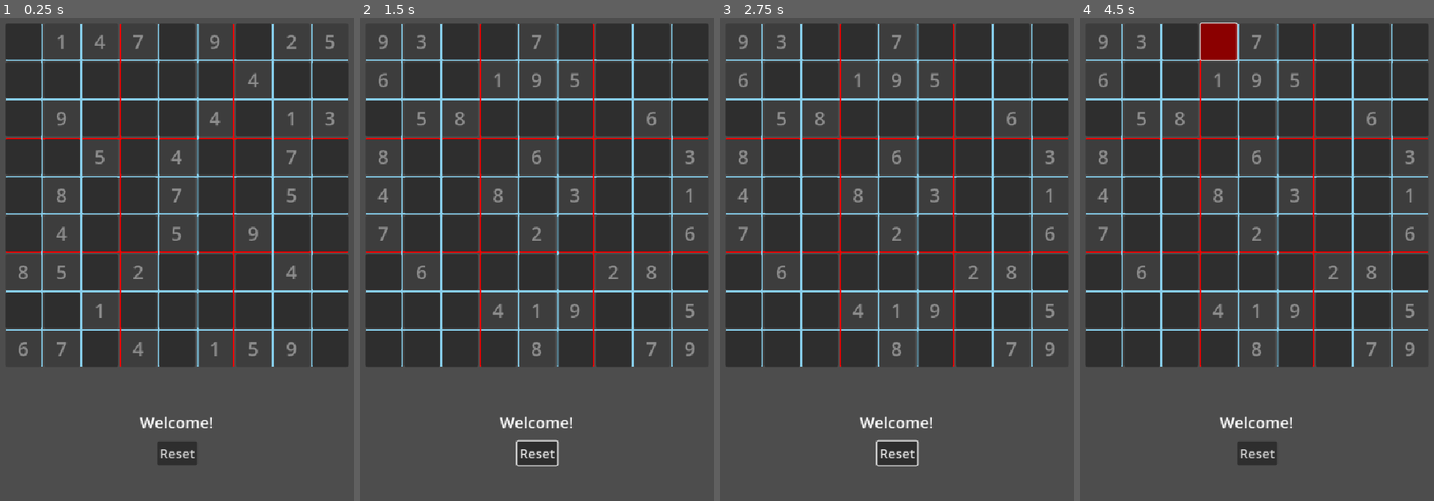
Above: before the commit, frames 1-4 (left to right).
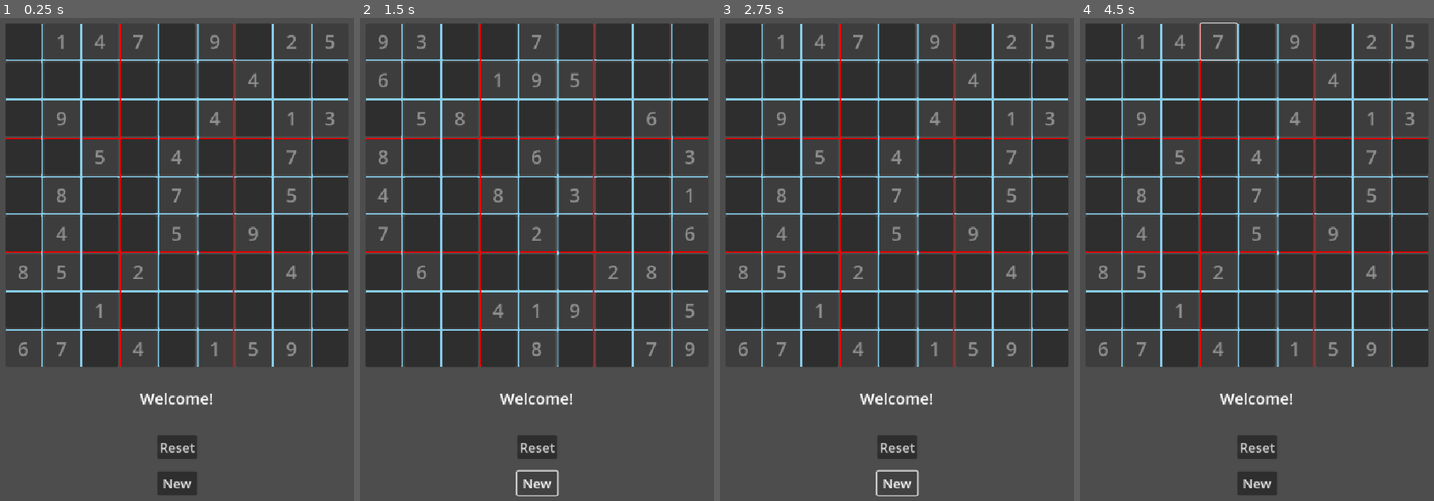
Above: after the commit, the same moments.

Repository: Ercan-Ozturk/sudokuapp
Game: Godot game, scene res://sudoku.tscn
Same seed, same stepped clock (60 frames per second), same inputs: the game is played once before the commit and once after it.
Inputs (mouse positions are in pixels of both pictures, inside the frame that each line leads up to):
- Up to frame 1 (0.25 s): no input
- Up to frame 2 (1.5 s): click "Reset" at 0.5 s; click (537, 481) at 1.25 s, where only the run after the commit has a clickable "New"
- Up to frame 3 (2.75 s): click (897, 481) at 2 s, where only the run after the commit has a clickable "New"
- Up to frame 4 (4.5 s): click (1179, 42) at 2.77 s; click (1104, 42) at 3.52 s; click (1218, 42) at 4.27 s

The runs differ from the first frame. In frame 1, 1.5% of the frame differs, in the area x 39-60%, y 77-99%; in frame 2, 1.3%; in frame 3, 5.0%; in frame 4, 5.9%, in the area x 1-99%, y 1-99%.

Commit message:
Reset button now does not change the raw sudoku, new sudoku button is added

Diff:
--- a/sudoku.gd
+++ b/sudoku.gd
@@ -1,16 +1,20 @@
 extends Node2D
 
 @onready var grid:GridContainer = $GridContainer
-@onready var resetButton: Button = $CanvasLayer/Button
+@onready var resetButton: Button = $CanvasLayer/ResetButton
+@onready var newButton: Button = $CanvasLayer/NewButton
 var game_grid = []
 var sudokus_list = Sudokus.new().sudokus
 var matrix = sudokus_list.pick_random()
+var rawMatrix = matrix.duplicate(true)
 
 var selectedButton: Vector2i
 
 const SIZE = 9
 func _ready():
 	resetButton.pressed.connect(_onResetGridButtonPressed)
+	newButton.pressed.connect(_onNewButtonPressed)
+
 	populateGrid()
 	_draw()
 
@@ -38,7 +42,9 @@
 	print("Button Pressed: ", pos)
 	selectedButton = pos
 func _onResetGridButtonPressed():
-	resetGrid()
+	resetGrid(false)
+func _onNewButtonPressed():
+	resetGrid(true)
 
 func populateGrid():
 	for i in range(SIZE):
@@ -78,8 +84,12 @@
 func changeNumber(row, col, num):
 	game_grid[row][col].text = str(num)
 	matrix[row][col] = num
-func resetGrid():
-	matrix = sudokus_list.pick_random()
+func resetGrid(isNew):
+	if isNew == true:
+		matrix = sudokus_list.pick_random()
+		rawMatrix = matrix.duplicate(true)
+	else:
+		matrix = rawMatrix.duplicate(true)
 	game_grid = []
 	var children = grid.get_children()
 	for c in children:
--- a/sudoku.tscn
+++ b/sudoku.tscn
@@ -31,9 +31,9 @@
 anchor_right = 0.5
 anchor_bottom = 1.0
 offset_left = -125.0
-offset_top = -280.0
+offset_top = -320.0
 offset_right = 125.0
-offset_bottom = -240.0
+offset_bottom = -280.0
 grow_horizontal = 2
 grow_vertical = 0
 size_flags_horizontal = 6
@@ -97,16 +97,16 @@
 layout_mode = 2
 text = "1"
 
-[node name="Button" type="Button" parent="CanvasLayer"]
+[node name="ResetButton" type="Button" parent="CanvasLayer"]
 anchors_preset = 7
 anchor_left = 0.5
 anchor_top = 1.0
 anchor_right = 0.5
 anchor_bottom = 1.0
 offset_left = -33.5
-offset_top = -230.0
+offset_top = -240.0
 offset_right = 33.5
-offset_bottom = -190.0
+offset_bottom = -200.0
 grow_horizontal = 2
 grow_vertical = 0
 size_flags_horizontal = 4
@@ -114,3 +114,20 @@
 theme_override_font_sizes/font_size = 22
 text = "Reset
 "
+
+[node name="NewButton" type="Button" parent="CanvasLayer"]
+anchors_preset = 7
+anchor_left = 0.5
+anchor_top = 1.0
+anchor_right = 0.5
+anchor_bottom = 1.0
+offset_left = -33.5
+offset_top = -180.0
+offset_right = 33.5
+offset_bottom = -140.0
+grow_horizontal = 2
+grow_vertical = 0
+size_flags_horizontal = 4
+theme = SubResource("Theme_23bkm")
+theme_override_font_sizes/font_size = 22
+text = "New"
Not shown, added: .DS_Store
